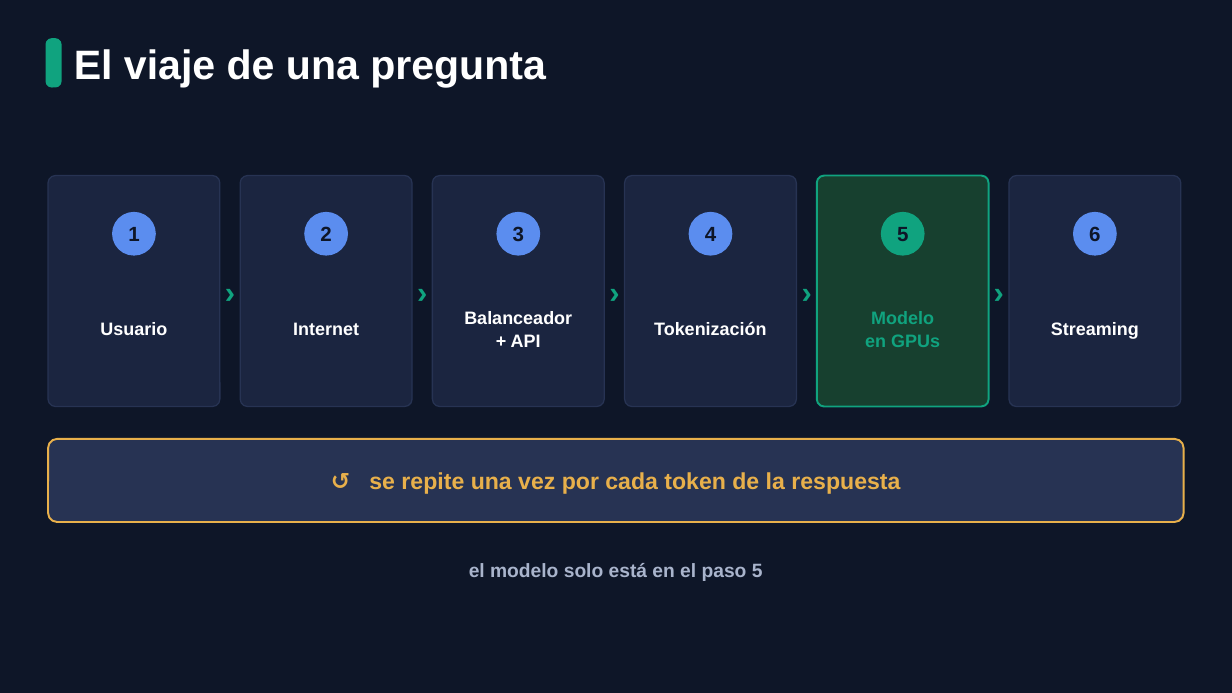
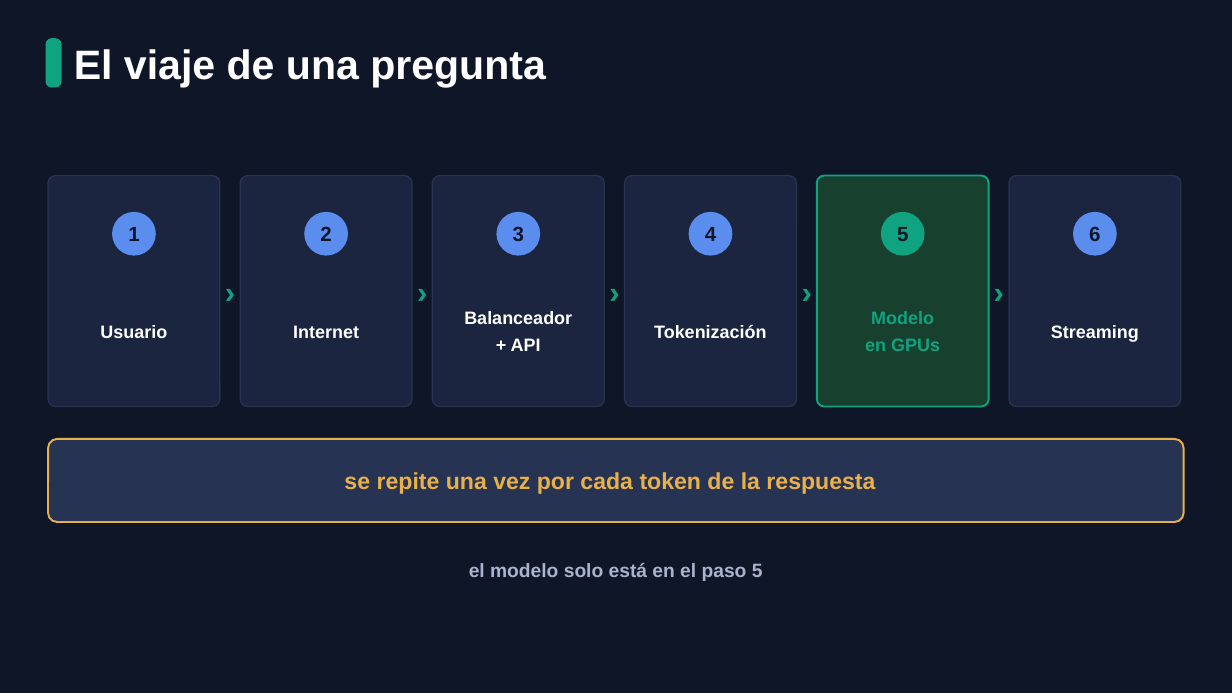
Before and after one commit to NickKF17/Dam_Nick, a slide deck: slide 3 of Dam2_Nick/Programacion de Servicios y Procesos/ChatGPT_Presentacion_Visual.pptx. Drawn at 1232x693 pixels with LibreOffice and Linux fonts; fonts in the diff are those of the drawing. Boxes give left, top, right and bottom in pixels: in the first picture for what was removed or moved away, otherwise in the second. Text is boxed around its words. In the diff, an @@ line names an element or a change of style, - is before the commit and + after.

```diff
--- a/Dam2_Nick/Programacion de Servicios y Procesos/ChatGPT_Presentacion_Visual.pptx
+++ b/Dam2_Nick/Programacion de Servicios y Procesos/ChatGPT_Presentacion_Visual.pptx
@@ line spacing 18pt to 1.29 in 6 elements at box(100, 325, 167, 338), box(293, 325, 359, 338), box(464, 311, 572, 351), box(654, 324, 767, 338), box(865, 311, 940, 351), box(1051, 325, 1139, 342) @@
@@ text at box(344, 472, 875, 494): text changed @@
-↺ se repite una vez por cada token de la respuesta
+se repite una vez por cada token de la respuesta
```
Also in this commit, not shown: 5 other slides changed, 2 slides added, 2 slides removed, 3 other files.
